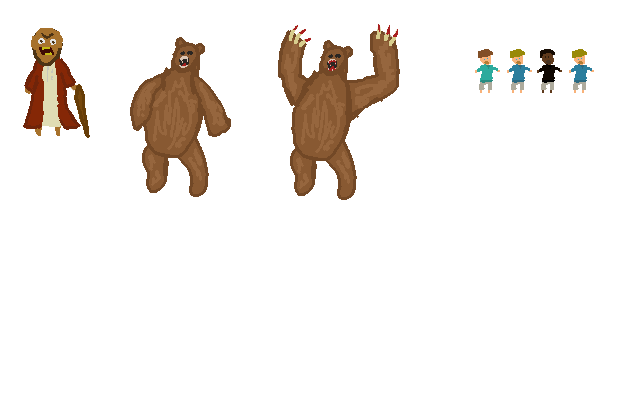
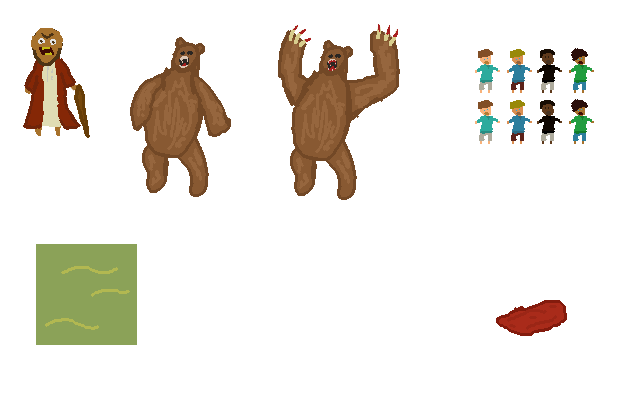
Two versions of the same layered image (640×400). Layer-by-layer changes:
added layer "background" above "children" over [36, 244, 567, 345]
painted on "children" over [475, 48, 594, 144]
